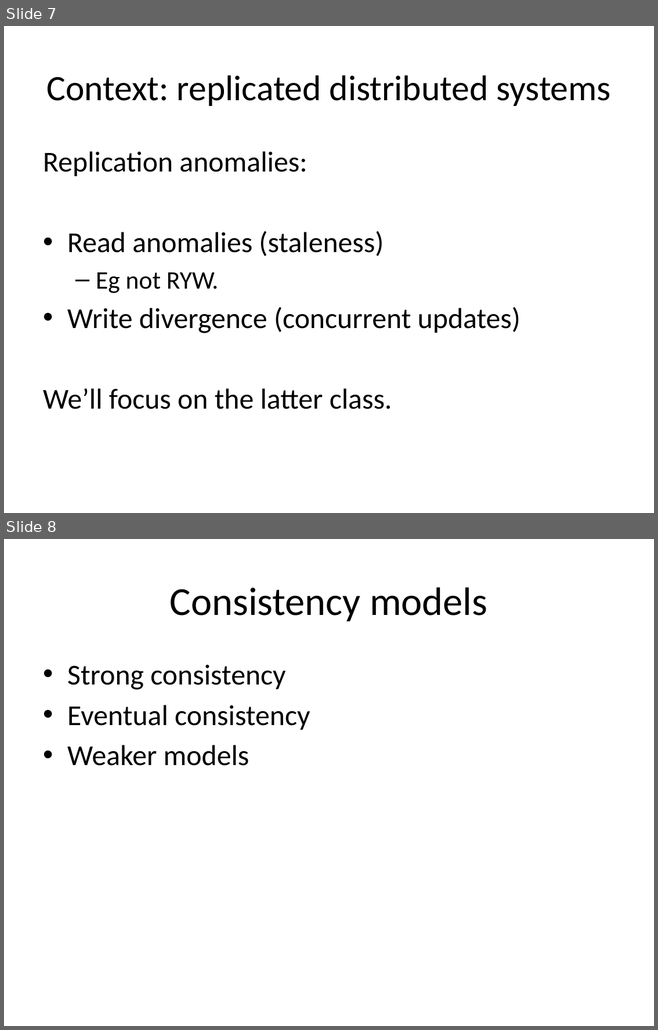
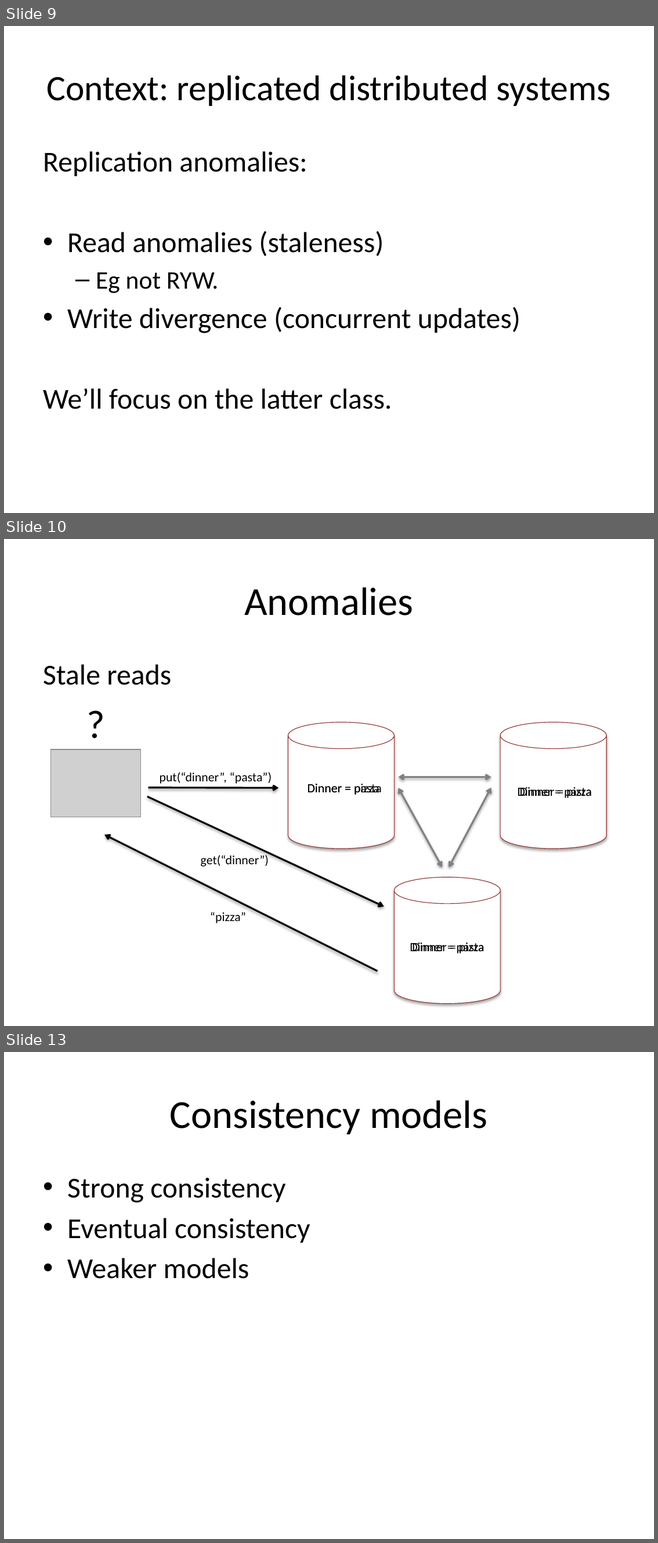
Before and after one commit to declarativitydotnet/declarativity, a slide deck: socc12-bloom-tutorial/slides/bloom-tutorial.pptx. Shown one above the other, each under a label of ours: slides 7 and 8 before the commit, slides 9, 10 and 13 after it; the slides between them are not shown. The pictures are 658x1030 and 658x1543 pixels, drawn with LibreOffice and Linux fonts; fonts in the diff are those of the drawing; grey boxes stand for pictures. Boxes give left, top, right and bottom in pixels: in the first picture for what was removed or moved away, otherwise in the second. Text is boxed around its words. In the diff, an @@ line names an element or a change of style, - is before the commit and + after.

```diff
--- a/socc12-bloom-tutorial/slides/bloom-tutorial.pptx
+++ b/socc12-bloom-tutorial/slides/bloom-tutorial.pptx
@@ slide 10 added at (4,539,654,1026), background #FFFFFF @@
@@ title added at (244,587,413,616), 44 pt, text #000000 @@
+Anomalies
@@ text added at (43,664,171,685), 32 pt, text #000000 @@
+Stale reads
@@ text added at (80,695,112,750), 44 pt, text #000000 @@
+?
@@ cylinder added at (288,722,394,849), fill #FFFFFF, outline #953735 0.75 pt @@
@@ cylinder added at (500,722,606,849), fill #FFFFFF, outline #953735 0.75 pt @@
@@ picture added at (50,750,140,817) @@
@@ text added at (159,772,272,784), 14 pt, text #000000 @@
+put(“dinner”, “pasta”)
@@ double arrow added from (398, 777) to (491, 777), #808080 2 pt @@
@@ arrow added from (147, 797) to (384, 907), #000000 2 pt @@
@@ arrow added from (148, 788) to (278, 788), #000000 2 pt @@
@@ text added at (307,784,379,795), 14 pt, text #000000 @@
+Dinner = pizza
@@ text added at (354,784,382,795), 14 pt, text #000000 @@
+Dinner = pasta
@@ double arrow added from (398, 788) to (442, 867), #808080 2 pt @@
@@ double arrow added from (491, 788) to (448, 867), #808080 2 pt @@
@@ text added at (517,787,592,798), 14 pt, text #000000 @@
+Dinner = pizza
@@ text added at (520,787,592,798), 14 pt, text #000000 @@
+Dinner = pasta
@@ arrow added from (377, 971) to (105, 835), #000000 2 pt @@
@@ text added at (201,854,268,867), 14 pt, text #000000 @@
+get(“dinner”)
@@ cylinder added at (394,878,500,1004), fill #FFFFFF, outline #953735 0.75 pt @@
@@ text added at (210,912,246,924), 14 pt, text #000000 @@
+“pizza”
@@ text added at (409,943,484,954), 14 pt, text #000000 @@
+Dinner = pizza
@@ text added at (412,943,484,954), 14 pt, text #000000 @@
+Dinner = pasta
@@ what was slide 7 is now slide 9 @@
@@ what was slide 8 is now slide 13 @@
```
Also in this commit, not shown: 1 slide changed, 4 other slides added.
